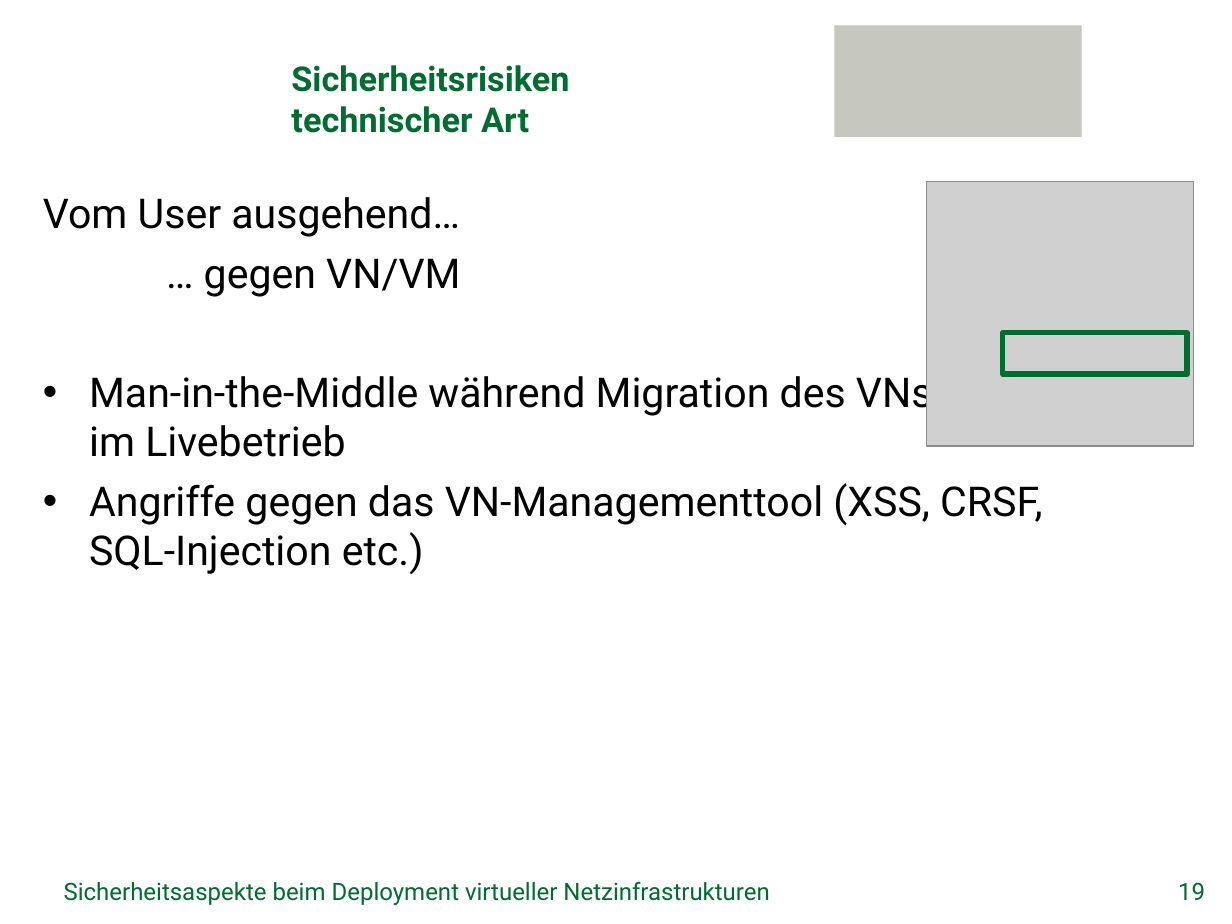
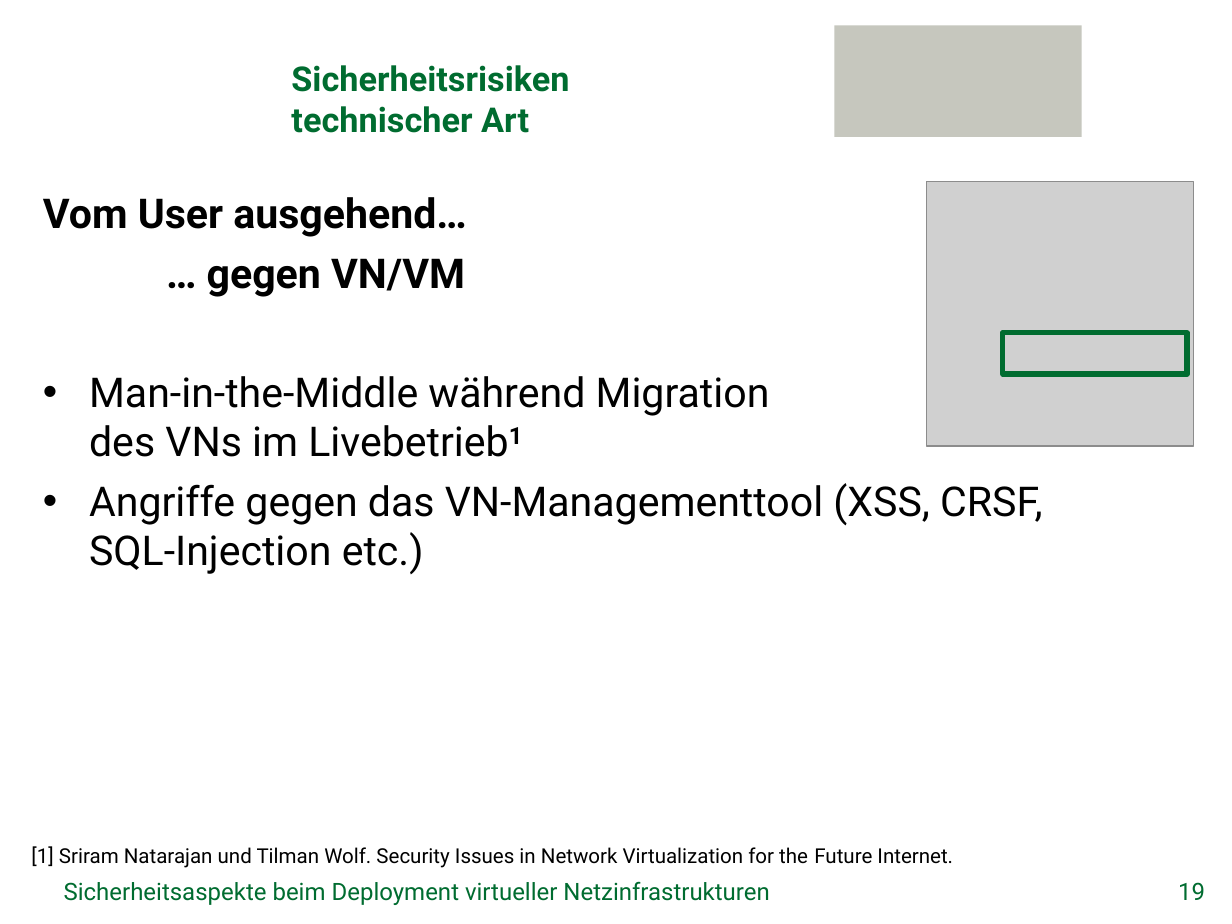
Before and after one commit to GeGroe/timvs, a slide deck: slide 19 of Referat/PowerPoint/TimvS_SVNE.pptx. Drawn at 1232x924 pixels with LibreOffice and Linux fonts; fonts in the diff are those of the drawing; grey boxes stand for pictures; background and template pictures are left out. Boxes give left, top, right and bottom in pixels: in the first picture for what was removed or moved away, otherwise in the second. Text is boxed around its words. In the diff, an @@ line names an element or a change of style, - is before the commit and + after.

```diff
--- a/Referat/PowerPoint/TimvS_SVNE.pptx
+++ b/Referat/PowerPoint/TimvS_SVNE.pptx
@@ text at (x1=43, y1=197, x2=466, y2=297): bold on in "Vom User ausgehend…", "… gegen VN/VM" @@
@@ text at (x1=89, y1=376, x2=770, y2=457): text changed @@
-• Man-in-the-Middle während Migration des VNs
-  im Livebetrieb
+• Man-in-the-Middle während Migration
+  des VNs im Livebetrieb1
@@ text added at (x1=31, y1=846, x2=953, y2=868), 12 pt, text #000000 @@
+[1] Sriram Natarajan und Tilman Wolf. Security Issues in Network Virtualization for the Future Internet.
```
Also in this commit, not shown: 6 other slides changed, 1 other file.
